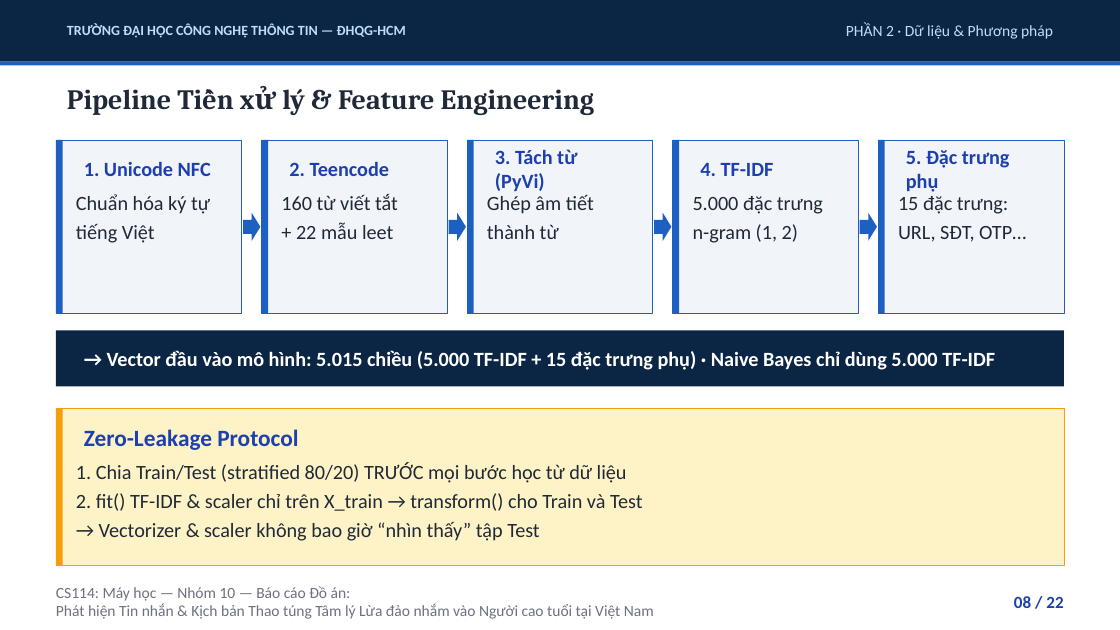
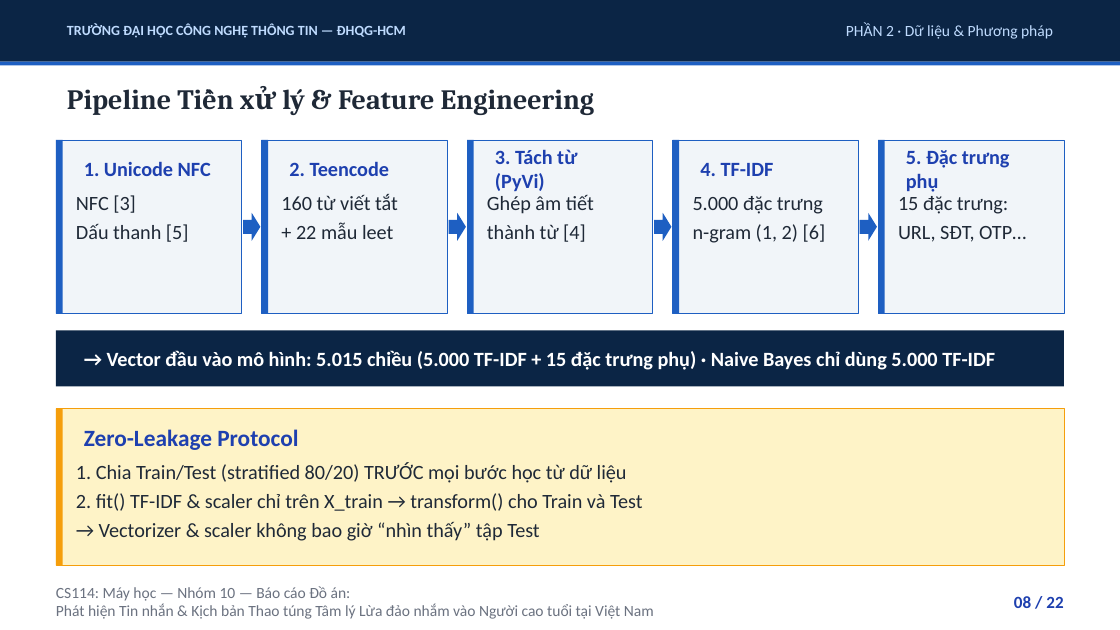
Before and after one commit to uit-25730067-chithanh/CS114-Team10-Elderly-Scam-Detection, a slide deck: slide 8 of draft/scam-detection/reports/slides/phase09_presentation.pptx. Drawn at 1120x630 pixels with LibreOffice and Linux fonts; fonts in the diff are those of the drawing. Boxes give left, top, right and bottom in pixels: in the first picture for what was removed or moved away, otherwise in the second. Text is boxed around its words. In the diff, an @@ line names an element or a change of style, - is before the commit and + after.

```diff
--- a/draft/scam-detection/reports/slides/phase09_presentation.pptx
+++ b/draft/scam-detection/reports/slides/phase09_presentation.pptx
@@ text at (x1=76, y1=195, x2=189, y2=242): text changed @@
-Chuẩn hóa ký tự
-tiếng Việt
+NFC [3]
+Dấu thanh [5]
@@ text at (x1=487, y1=224, x2=586, y2=242): text changed @@
-thành từ
+thành từ [4]
@@ text at (x1=693, y1=224, x2=826, y2=243): text changed @@
-n-gram (1, 2)
+n-gram (1, 2) [6]
```
Also in this commit, not shown: 7 other slides changed, 1 other file.
